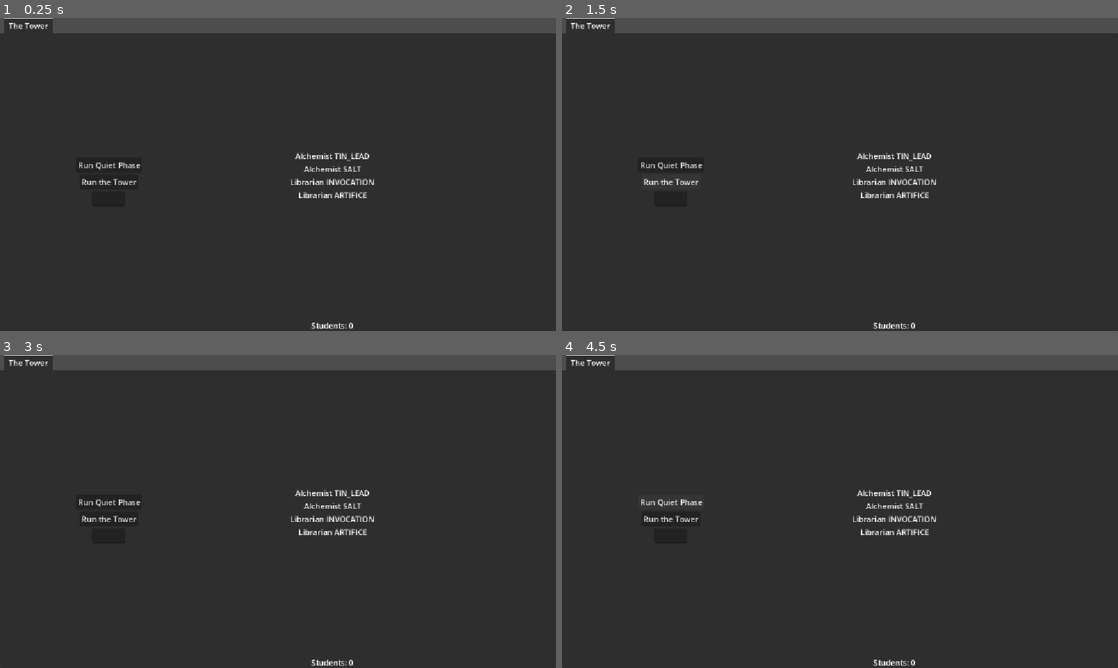
Above: before the commit, frames 1-4 (two rows, left to right).
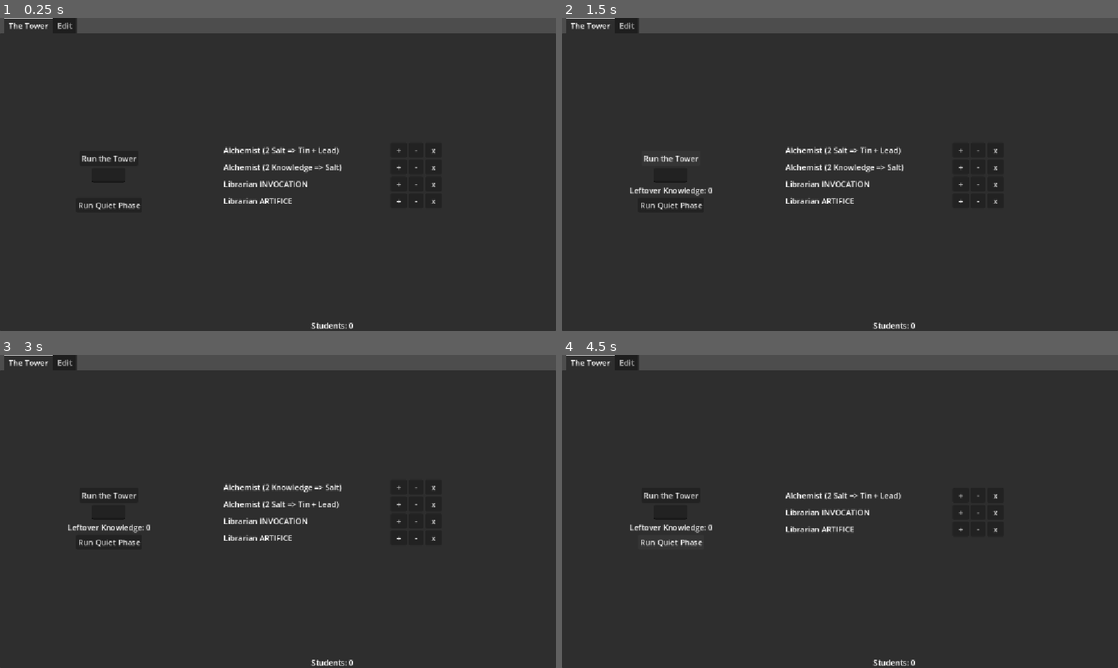
Above: after the commit, the same moments.

Repository: benjo121ben/sorcerers_tower
Game: Godot game, scene res://wizards_tower.tscn
Two runs of this game, one before a commit and one after it. Both use one fixed random seed, a clock stepped at 60 frames per second and the inputs below.
Inputs (mouse positions are in pixels of both pictures, inside the frame that each line leads up to):
- Up to frame 1 (0.25 s): no input
- Up to frame 2 (1.5 s): click "Run Quiet Phase" at 0.5 s; click "Run the Tower" at 1.25 s
- Up to frame 3 (3 s): click (400, 486) at 2 s, where only the run after the commit has a clickable "+"; click (417, 486) at 2.75 s, where only the run after the commit has a clickable "-"
- Up to frame 4 (4.5 s): click (995, 486) at 3.5 s, where only the run after the commit has a clickable "x"; click "Run Quiet Phase" at 4.25 s

The runs differ from the first frame. In frame 1, 2.0% of the frame differs, in the area x 9-79%, y 0-62%; in frame 2, 2.2%; in frame 3, 2.2%; in frame 4, 2.1%.

Commit message:
view

Diff:
--- /dev/null
+++ b/DenizenView.gd
@@ -0,0 +1,7 @@
+extends Control
+class_name DenizenView
+
+@export var label: Label
+@export var plusButton: Button
+@export var minusButton: Button
+@export var delButton: Button
--- /dev/null
+++ b/RecipeButton.gd
@@ -0,0 +1,9 @@
+extends Button
+class_name RecipeButton
+
+@export var recipe_menu: RecipeMenu
+@export var recipe: Academic.ReagentRecipe = Academic.ReagentRecipe.NULL
+
+func _ready() -> void:
+    assert(recipe_menu != null, "recipe_menu is empty: " + name)
+    button_down.connect(func (): recipe_menu.recipe_selected(recipe))
--- /dev/null
+++ b/add_alchemist.gd
@@ -0,0 +1,6 @@
+extends Button
+
+@onready var wizard_tower: WizardsTower = get_node("/root/WizardsTower")
+
+func _ready() -> void:
+    pressed.connect(func(): wizard_tower.create_alchemist())
--- /dev/null
+++ b/add_librarian.gd
@@ -0,0 +1,6 @@
+extends Button
+
+@onready var wizard_tower: WizardsTower = get_node("/root/WizardsTower")
+
+func _ready() -> void:
+    pressed.connect(func(): wizard_tower.create_librarian())
--- /dev/null
+++ b/add_prof.gd
@@ -0,0 +1,5 @@
+extends Button
+@onready var wizard_tower: WizardsTower = get_node("/root/WizardsTower")
+
+func _ready() -> void:
+    pressed.connect(func(): wizard_tower.create_professor())
--- a/choose_arcana_menu.gd
+++ b/choose_arcana_menu.gd
@@ -12,10 +12,17 @@
 func _ready() -> void:
 	assert(wizard_tower != null, "Popup menu wizard tower is null: " + self.name)
 	wizard_tower.choose_tome_to_spend.connect(show_tome_options)
-	wizard_tower.create_arcanist.connect(show_arcanist_options)
+	wizard_tower.choose_arcanist.connect(show_arcanist_options)
+	wizard_tower.choose_arcana.connect(show_arcana_options)
+
+func show_arcana_options():
+	self.visible = true
+	label.text = "Which Arcana is needed"
+	show_all_options.emit()
 
 func show_arcanist_options():
 	self.visible = true
+	label.text = "Which Arcana is needed"
 	show_all_options.emit()
 
 func show_tome_options(tower_resources: TowerResources):
--- /dev/null
+++ b/choose_recipe_menu.gd
@@ -0,0 +1,17 @@
+extends PopupMenu
+class_name RecipeMenu
+
+@onready var wizard_tower: WizardsTower = get_node("/root/WizardsTower")
+@export var label: Label = null
+
+func _ready() -> void:
+	assert(wizard_tower != null, "Popup menu wizard tower is null: " + self.name)
+	wizard_tower.choose_recipe.connect(show_menu)
+
+func show_menu():
+	self.visible = true
+	label.text = "Choose your recipe"
+
+func recipe_selected(recipe: Academic.ReagentRecipe):
+	wizard_tower.recipe_chosen.emit(recipe)
+	self.visible = false
--- /dev/null
+++ b/denizen_view.tscn
@@ -0,0 +1,27 @@
+[gd_scene format=3 uid="uid://yo7t6mkaesiq"]
+
+[ext_resource type="Script" uid="uid://b33wl428fu7m3" path="res://DenizenView.gd" id="1_3yp1k"]
+
+[node name="HBoxContainer" type="HBoxContainer" unique_id=1001937311 node_paths=PackedStringArray("label", "plusButton", "minusButton", "delButton")]
+alignment = 1
+script = ExtResource("1_3yp1k")
+label = NodePath("Label")
+plusButton = NodePath("Button")
+minusButton = NodePath("Button2")
+delButton = NodePath("Button3")
+
+[node name="Label" type="Label" parent="." unique_id=1047265606]
+layout_mode = 2
+size_flags_horizontal = 3
+
+[node name="Button" type="Button" parent="." unique_id=1404586739]
+layout_mode = 2
+text = "  +  "
+
+[node name="Button2" type="Button" parent="." unique_id=714860561]
+layout_mode = 2
+text = "  -  "
+
+[node name="Button3" type="Button" parent="." unique_id=1294490967]
+layout_mode = 2
+text = "  x  "
--- /dev/null
+++ b/leftover_knowledge_label.gd
@@ -0,0 +1,8 @@
+extends Label
+
+
+@onready var wizard_tower: WizardsTower = get_node("/root/WizardsTower")
+
+func _ready() -> void:
+	assert(wizard_tower != null, "Popup menu wizard tower is null: " + self.name)
+	wizard_tower.leftover_knowledge.connect(func (knowledge): self.text = "Leftover Knowledge: " + str(knowledge))
--- /dev/null
+++ b/quiet_pase.gd
@@ -0,0 +1,6 @@
+extends Button
+
+@onready var wizard_tower: WizardsTower = get_node("/root/WizardsTower")
+
+func _ready() -> void:
+    pressed.connect(func(): wizard_tower.run_quiet_phase())
--- /dev/null
+++ b/student_edit.gd
@@ -0,0 +1,24 @@
+extends Control
+
+@onready var wizard_tower: WizardsTower = get_node("/root/WizardsTower")
+@export var label: Label
+@export var plusButton: Button
+@export var minusButton: Button
+
+func _ready() -> void:
+	assert(wizard_tower != null, "Popup menu wizard tower is null: " + self.name)
+	assert(plusButton != null, "plusbutton is null: " + self.name)
+	assert(minusButton != null, "minusbutton is null: " + self.name)
+	wizard_tower.updated.connect(func(): label.text = "Students: " + str(wizard_tower.students))
+	plusButton.pressed.connect(add_student)
+	minusButton.pressed.connect(remove_student)
+
+
+func add_student():
+	wizard_tower.students += 1
+	wizard_tower.updated.emit()
+
+
+func remove_student():
+	wizard_tower.students -= 1
+	wizard_tower.updated.emit()
--- a/tower_view.gd
+++ b/tower_view.gd
@@ -1,5 +1,6 @@
 extends Control
 @onready var wizard_tower: WizardsTower = get_node("/root/WizardsTower")
+@export var denizenViewTemplate : PackedScene = null
 
 func _ready() -> void:
 	wizard_tower.updated.connect(update)
@@ -10,22 +11,71 @@
 		child.queue_free()
 
 	var new_child_list = []
+	var index = 0
 	for entry in wizard_tower.academic_list:
-		var label = Label.new()
-		var center_cont = CenterContainer.new()
-		center_cont.add_child(label)
+		var denizenView: DenizenView = denizenViewTemplate.instantiate()
+
+		denizenView.plusButton.pressed.connect(func(): move_index_up(index))
+		denizenView.minusButton.pressed.connect(func(): move_index_down(index))
+		denizenView.delButton.pressed.connect(func(): delete_index(index))
+		index+= 1
+		var label = denizenView.label
 		var text = ""
 		match entry.acad_type:
 			Academic.AcademicType.PROFESSOR:
-				text += "Professor"
+				text = "Professor"
 			Academic.AcademicType.LIBRARIAN:
-				text += "Librarian " + Academic.Arcana.keys()[entry.arcana]
+				text = "Librarian " + Academic.Arcana.keys()[entry.arcana]
 			Academic.AcademicType.ALCHEMIST:
-				text += "Alchemist " + Academic.ReagentRecipe.keys()[entry.reagent]
+				text = "Alchemist " + Academic.ReagentRecipe.keys()[entry.reagent]
+				match entry.reagent:
+					Academic.ReagentRecipe.SALT:
+						text = "Alchemist " + "(2 Knowledge => Salt)"
+					Academic.ReagentRecipe.TIN_LEAD:
+						text = "Alchemist " + "(2 Salt => Tin + Lead)"
+					Academic.ReagentRecipe.IRON:
+						text = "Alchemist " + "(2 Tin => Iron)"
+					Academic.ReagentRecipe.COPPER:
+						text = "Alchemist " + "(2 Tin => Copper)"
+					Academic.ReagentRecipe.MERCURY:
+						text = "Alchemist " + "(Coper + Iron + Tin => Mercury)"
+					Academic.ReagentRecipe.SILVER:
+						text = "Alchemist " + "(Tome + Tin => Silver)"
+					Academic.ReagentRecipe.ALUMINIUM:
+						text = "Alchemist " + "(Tome + Silver + Copper => Alum)"
+					Academic.ReagentRecipe.SULFUR:
+						text = "Alchemist " + "(Student + Lead + Salt => Sulfur)"
+					Academic.ReagentRecipe.GOLD:
+						text = "Alchemist " + "(Every Reagen except Salt => Gold)"
+					_: text = ""
+
 
 		label.text = text
-		new_child_list.push_back(center_cont)
+		new_child_list.push_back(denizenView)
 
 	new_child_list.reverse()
 	for entry in new_child_list:
 		add_child(entry)
+
+
+func move_index_up(index: int):
+	if (index == len(wizard_tower.academic_list) - 1):
+		return
+	var prev = wizard_tower.academic_list[index + 1]
+	wizard_tower.academic_list[index + 1] = wizard_tower.academic_list[index]
+	wizard_tower.academic_list[index] = prev
+	wizard_tower.updated.emit()
+
+
+func move_index_down(index: int):
+	if (index == 0):
+		return
+
+	var prev = wizard_tower.academic_list[index - 1]
+	wizard_tower.academic_list[index -1] = wizard_tower.academic_list[index]
+	wizard_tower.academic_list[index] = prev
+	wizard_tower.updated.emit()
+
+func delete_index(index: int):
+	wizard_tower.academic_list.remove_at(index)
+	wizard_tower.updated.emit()
--- a/wizards_tower.gd
+++ b/wizards_tower.gd
@@ -18,10 +18,38 @@
 
 signal choose_tome_to_spend(tower_resources:TowerResources)
 signal arcana_chosen(arcana: Academic.Arcana)
-signal create_arcanist()
+signal recipe_chosen(arcana: Academic.ReagentRecipe)
+signal choose_arcana
+signal choose_arcanist
+signal choose_recipe
 signal updated
+signal leftover_knowledge(knowledge: int)
 
 func _ready() -> void:
+	updated.emit()
+
+func create_professor():
+	var acad = Academic.new()
+	acad.acad_type = Academic.AcademicType.PROFESSOR
+	academic_list.push_back(acad)
+	updated.emit()
+
+func create_alchemist():
+	var acad = Academic.new()
+	acad.acad_type = Academic.AcademicType.ALCHEMIST
+	choose_recipe.emit()
+	var recipe = await recipe_chosen
+	acad.reagent = recipe
+	academic_list.push_back(acad)
+	updated.emit()
+
+func create_librarian():
+	var acad = Academic.new()
+	acad.acad_type = Academic.AcademicType.LIBRARIAN
+	choose_arcana.emit()
+	var arcana = await arcana_chosen
+	acad.arcana = arcana
+	academic_list.push_back(acad)
 	updated.emit()
 
 func run_visions_phase(knowledge: int) -> void:
@@ -35,13 +63,13 @@
 			Academic.AcademicType.PROFESSOR:
 				knowledge = handle_professor(knowledge)
 			Academic.AcademicType.LIBRARIAN:
-				knowledge = handle_librarian(academic.arcana, knowledge, tower_resources)
+				knowledge = handle_librarian(academic.arcana, knowledge)
 			Academic.AcademicType.ALCHEMIST:
 				knowledge = await handle_alchemist(academic.reagent, knowledge)
 
 	# create new reliable arcanists
 	for i in range(knowledge / 5):
-		create_arcanist.emit()
+		choose_arcanist.emit()
 		var response = await arcana_chosen
 
 		match response:
@@ -63,12 +91,15 @@
 				enchantment_arcanist += 1
 			_: assert(false, "an invalid tome was chosen to create an arcanist: " + str(response))
 
+	leftover_knowledge.emit(knowledge - knowledge / 5)
 	updated.emit()
 
 
 
 func run_quiet_phase() -> void:
-	print()
+	print("NOTHING HAPPENS YET")
+	updated.emit()
+
 
 
 func handle_professor(knowledge: int) -> int:
@@ -79,7 +110,7 @@
 	return knowledge - 2
 
 
-func handle_librarian(arcana: Academic.Arcana, knowledge: int, tower_resources: TowerResources) -> int:
+func handle_librarian(arcana: Academic.Arcana, knowledge: int) -> int:
 	if knowledge < 5:
 		return knowledge
 
--- a/wizards_tower.tscn
+++ b/wizards_tower.tscn
@@ -7,9 +7,18 @@
 [ext_resource type="Script" uid="uid://73rtq6nh4rqy" path="res://tower_trigger.gd" id="3_sw1rp"]
 [ext_resource type="Script" uid="uid://ddyk8hilojs33" path="res://tower_view.gd" id="4_4xa76"]
 [ext_resource type="Script" uid="uid://c06ttxaa5siek" path="res://ArcanaButton.gd" id="4_sw1rp"]
+[ext_resource type="Script" uid="uid://ve2mulvlcyxf" path="res://leftover_knowledge_label.gd" id="5_y7e08"]
 [ext_resource type="Script" uid="uid://dcwvkmscurx0w" path="res://student_label.gd" id="6_4xa76"]
+[ext_resource type="Script" uid="uid://uo176rlxpbsi" path="res://quiet_pase.gd" id="6_a36s7"]
 [ext_resource type="Script" uid="uid://35nrbeuw62t4" path="res://show_tomes.gd" id="7_iyqsc"]
 [ext_resource type="Script" uid="uid://cfaet08v87wrg" path="res://show_reagents.gd" id="8_j7bt1"]
+[ext_resource type="PackedScene" uid="uid://yo7t6mkaesiq" path="res://denizen_view.tscn" id="8_suoaq"]
+[ext_resource type="Script" uid="uid://b444n2m7bw7r4" path="res://student_edit.gd" id="9_044w4"]
+[ext_resource type="Script" uid="uid://by4dawqgyx3ee" path="res://add_prof.gd" id="10_pok3e"]
+[ext_resource type="Script" uid="uid://b4r7ttat2a601" path="res://add_librarian.gd" id="13_r3oqi"]
+[ext_resource type="Script" uid="uid://cfh6vnrhvj436" path="res://choose_recipe_menu.gd" id="13_y7e08"]
+[ext_resource type="Script" uid="uid://di5qdjc43ypub" path="res://RecipeButton.gd" id="14_a36s7"]
+[ext_resource type="Script" uid="uid://bg51lmeba1253" path="res://add_alchemist.gd" id="14_suoaq"]
 
 [sub_resource type="Resource" id="Resource_608jr"]
 script = ExtResource("2_sw1rp")
@@ -71,11 +80,6 @@
 size_flags_horizontal = 3
 alignment = 1
 
-[node name="StarttowerButton2" type="Button" parent="TabContainer/The Tower/Run" unique_id=2064234728]
-layout_mode = 2
-size_flags_horizontal = 4
-text = "Run Quiet Phase"
-
 [node name="StarttowerButton" type="Button" parent="TabContainer/The Tower/Run" unique_id=599062562 node_paths=PackedStringArray("input_text")]
 layout_mode = 2
 size_flags_horizontal = 4
@@ -87,6 +91,17 @@
 layout_mode = 2
 size_flags_horizontal = 4
 
+[node name="LeftoverKnowledge" type="Label" parent="TabContainer/The Tower/Run" unique_id=1067554415]
+layout_mode = 2
+horizontal_alignment = 1
+script = ExtResource("5_y7e08")
+
+[node name="QuietPhase" type="Button" parent="TabContainer/The Tower/Run" unique_id=2064234728]
+layout_mode = 2
+size_flags_horizontal = 4
+text = "Run Quiet Phase"
+script = ExtResource("6_a36s7")
+
 [node name="towerview + students" type="VBoxContainer" parent="TabContainer/The Tower" unique_id=1012963396]
 layout_mode = 2
 size_flags_horizontal = 3
@@ -98,6 +113,10 @@
 size_flags_vertical = 3
 alignment = 1
 script = ExtResource("4_4xa76")
+denizenViewTemplate = ExtResource("8_suoaq")
+
+[node name="HBoxContainer" parent="TabContainer/The Tower/towerview + students/The Tower" unique_id=1001937311 instance=ExtResource("8_suoaq")]
+layout_mode = 2
 
 [node name="CenterContainer" type="CenterContainer" parent="TabContainer/The Tower/towerview + students" unique_id=1994838767]
 layout_mode = 2
@@ -120,6 +139,88 @@
 layout_mode = 2
 size_flags_vertical = 3
 script = ExtResource("8_j7bt1")
+
+[node name="Edit" type="HBoxContainer" parent="TabContainer" unique_id=2077567783]
+visible = false
+layout_mode = 2
+metadata/_tab_index = 1
+
+[node name="VBoxContainer" type="VBoxContainer" parent="TabContainer/Edit" unique_id=1771700367]
+layout_mode = 2
+size_flags_horizontal = 3
+
+[node name="AcademicsLabel" type="Label" parent="TabContainer/Edit/VBoxContainer" unique_id=224533043]
+layout_mode = 2
+text = "ACADEMICS"
+
+[node name="VBoxContainer2" type="VBoxContainer" parent="TabContainer/Edit/VBoxContainer" unique_id=136935623]
+layout_mode = 2
+size_flags_vertical = 3
+
+[node name="StudentEdit" type="HBoxContainer" parent="TabContainer/Edit/VBoxContainer/VBoxContainer2" unique_id=742824857 node_paths=PackedStringArray("label", "plusButton", "minusButton")]
+layout_mode = 2
+script = ExtResource("9_044w4")
+label = NodePath("StudentLabel")
+plusButton = NodePath("Button")
+minusButton = NodePath("Button2")
+
+[node name="StudentLabel" type="Label" parent="TabContainer/Edit/VBoxContainer/VBoxContainer2/StudentEdit" unique_id=2090548462]
+layout_mode = 2
+text = "Students"
+
+[node name="Button" type="Button" parent="TabContainer/Edit/VBoxContainer/VBoxContainer2/StudentEdit" unique_id=1579221172]
+layout_mode = 2
+text = "+"
+
+[node name="Button2" type="Button" parent="TabContainer/Edit/VBoxContainer/VBoxContainer2/StudentEdit" unique_id=416737027]
+layout_mode = 2
+text = "-"
+
+[node name="Button" type="Button" parent="TabContainer/Edit/VBoxContainer/VBoxContainer2" unique_id=309037054]
+layout_mode = 2
+text = "Add Professor"
+script = ExtResource("10_pok3e")
+
+[node name="Button2" type="Button" parent="TabContainer/Edit/VBoxContainer/VBoxContainer2" unique_id=223797203]
+layout_mode = 2
+text = "Add Librarian"
+script = ExtResource("13_r3oqi")
+
+[node name="Button4" type="Button" parent="TabContainer/Edit/VBoxContainer/VBoxContainer2" unique_id=1709409660]
+layout_mode = 2
+text = "Add Alchemist"
+script = ExtResource("14_suoaq")
+
+[node name="Button3" type="Button" parent="TabContainer/Edit/VBoxContainer/VBoxContainer2" unique_id=572484561]
+layout_mode = 2
+text = "Add Arcanist"
+
+[node name="HBoxContainer" type="HBoxContainer" parent="TabContainer/Edit/VBoxContainer/VBoxContainer2" unique_id=1160574753]
+layout_mode = 2
+
+[node name="VBoxContainer2" type="VBoxContainer" parent="TabContainer/Edit" unique_id=560158314]
+layout_mode = 2
+size_flags_horizontal = 3
+
+[node name="Label" type="Label" parent="TabContainer/Edit/VBoxContainer2" unique_id=2017581146]
+layout_mode = 2
+text = "RESOURCES"
+
+[node name="VBoxContainer" type="VBoxContainer" parent="TabContainer/Edit/VBoxContainer2" unique_id=1742216993]
+layout_mode = 2
+size_flags_vertical = 3
+
+[node name="VBoxContainer3" type="VBoxContainer" parent="TabContainer/Edit" unique_id=1339023031]
+layout_mode = 2
+size_flags_horizontal = 3
+
+[node name="Label2" type="Label" parent="TabContainer/Edit/VBoxContainer3" unique_id=331917265]
+layout_mode = 2
+text = "TOMES"
+
+[node name="VBoxContainer3" type="VBoxContainer" parent="TabContainer/Edit/VBoxContainer3" unique_id=1246080476]
+layout_mode = 2
+size_flags_vertical = 3
 
 [node name="ChooseArcanaMenu" type="PopupMenu" parent="." unique_id=1108145615 node_paths=PackedStringArray("label")]
 oversampling_override = 1.0
@@ -203,3 +304,86 @@
 arcana_menu = NodePath("../..")
 arcana = 7
 metadata/_custom_type_script = "uid://c06ttxaa5siek"
+
+[node name="ChooseRecipe" type="PopupMenu" parent="." unique_id=1238791569 node_paths=PackedStringArray("label")]
+oversampling_override = 1.0
+initial_position = 1
+size = Vector2i(272, 355)
+script = ExtResource("13_y7e08")
+label = NodePath("VBoxContainer/ChooseRecipe")
+
+[node name="VBoxContainer" type="VBoxContainer" parent="ChooseRecipe" unique_id=534545456]
+anchors_preset = 15
+anchor_right = 1.0
+anchor_bottom = 1.0
+grow_horizontal = 2
+grow_vertical = 2
+size_flags_horizontal = 19
+size_flags_vertical = 19
+
+[node name="ChooseRecipe" type="Label" parent="ChooseRecipe/VBoxContainer" unique_id=1420748811]
+layout_mode = 2
+text = "Choose Recipe"
+
+[node name="RecipeButton" type="Button" parent="ChooseRecipe/VBoxContainer" unique_id=1240116913 node_paths=PackedStringArray("recipe_menu")]
+layout_mode = 2
+text = "2 Knowledge => Salt"
+script = ExtResource("14_a36s7")
+recipe_menu = NodePath("../..")
+recipe = 0
+
+[node name="RecipeButton2" type="Button" parent="ChooseRecipe/VBoxContainer" unique_id=1160481848 node_paths=PackedStringArray("recipe_menu")]
+layout_mode = 2
+text = "2 Salt => Tin + Lead"
+script = ExtResource("14_a36s7")
+recipe_menu = NodePath("../..")
+recipe = 1
+
+[node name="RecipeButton3" type="Button" parent="ChooseRecipe/VBoxContainer" unique_id=1851908322 node_paths=PackedStringArray("recipe_menu")]
+layout_mode = 2
+text = "2 Tin => Iron"
+script = ExtResource("14_a36s7")
+recipe_menu = NodePath("../..")
+recipe = 2
+
+[node name="RecipeButton4" type="Button" parent="ChooseRecipe/VBoxContainer" unique_id=1981334939 node_paths=PackedStringArray("recipe_menu")]
+layout_mode = 2
+text = "2 Tin => Copper"
+script = ExtResource("14_a36s7")
+recipe_menu = NodePath("../..")
+recipe = 3
+
+[node name="RecipeButton5" type="Button" parent="ChooseRecipe/VBoxContainer" unique_id=919037489 node_paths=PackedStringArray("recipe_menu")]
+layout_mode = 2
+text = "Coper + Iron + Tin => Mercury"
+script = ExtResource("14_a36s7")
+recipe_menu = NodePath("../..")
+recipe = 4
+
+[node name="RecipeButton6" type="Button" parent="ChooseRecipe/VBoxContainer" unique_id=1091781539 node_paths=PackedStringArray("recipe_menu")]
+layout_mode = 2
+text = "Tome + Tin => Silver"
+script = ExtResource("14_a36s7")
+recipe_menu = NodePath("../..")
+recipe = 5
+
+[node name="RecipeButton7" type="Button" parent="ChooseRecipe/VBoxContainer" unique_id=2087942321 node_paths=PackedStringArray("recipe_menu")]
+layout_mode = 2
+text = "Tome + Silver + Copper => Alum"
+script = ExtResource("14_a36s7")
+recipe_menu = NodePath("../..")
+recipe = 6
+
+[node name="RecipeButton8" type="Button" parent="ChooseRecipe/VBoxContainer" unique_id=655336343 node_paths=PackedStringArray("recipe_menu")]
+layout_mode = 2
+text = "Student + Lead + Salt => Sulfur"
+script = ExtResource("14_a36s7")
+recipe_menu = NodePath("../..")
+recipe = 0
+
+[node name="RecipeButton9" type="Button" parent="ChooseRecipe/VBoxContainer" unique_id=2131774929 node_paths=PackedStringArray("recipe_menu")]
+layout_mode = 2
+text = "Every Reagen except Salt => Gold"
+script = ExtResource("14_a36s7")
+recipe_menu = NodePath("../..")
+recipe = 0
Not shown, added: DenizenView.gd.uid
Not shown, added: RecipeButton.gd.uid
Not shown, added: add_alchemist.gd.uid
Not shown, added: add_librarian.gd.uid
Not shown, added: add_prof.gd.uid
Not shown, added: choose_recipe_menu.gd.uid
Not shown, added: leftover_knowledge_label.gd.uid
Not shown, added: quiet_pase.gd.uid
Not shown, added: student_edit.gd.uid
